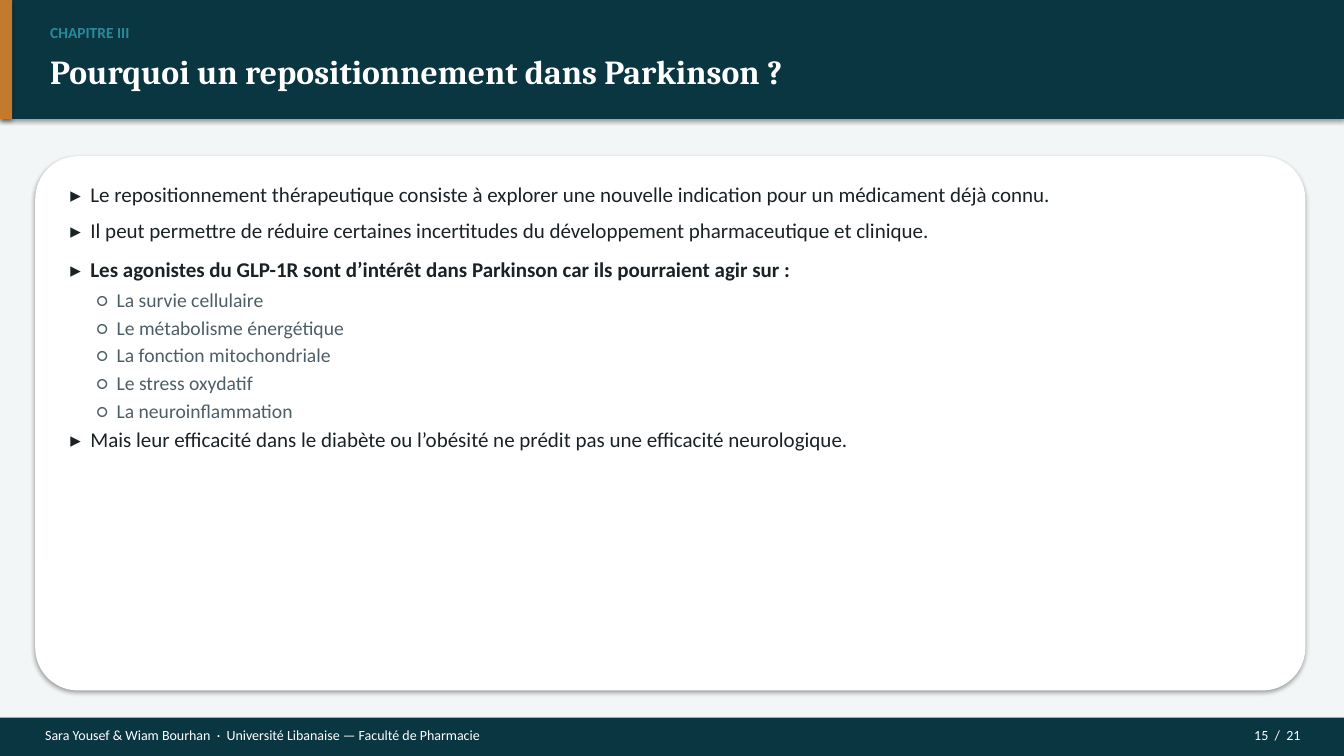
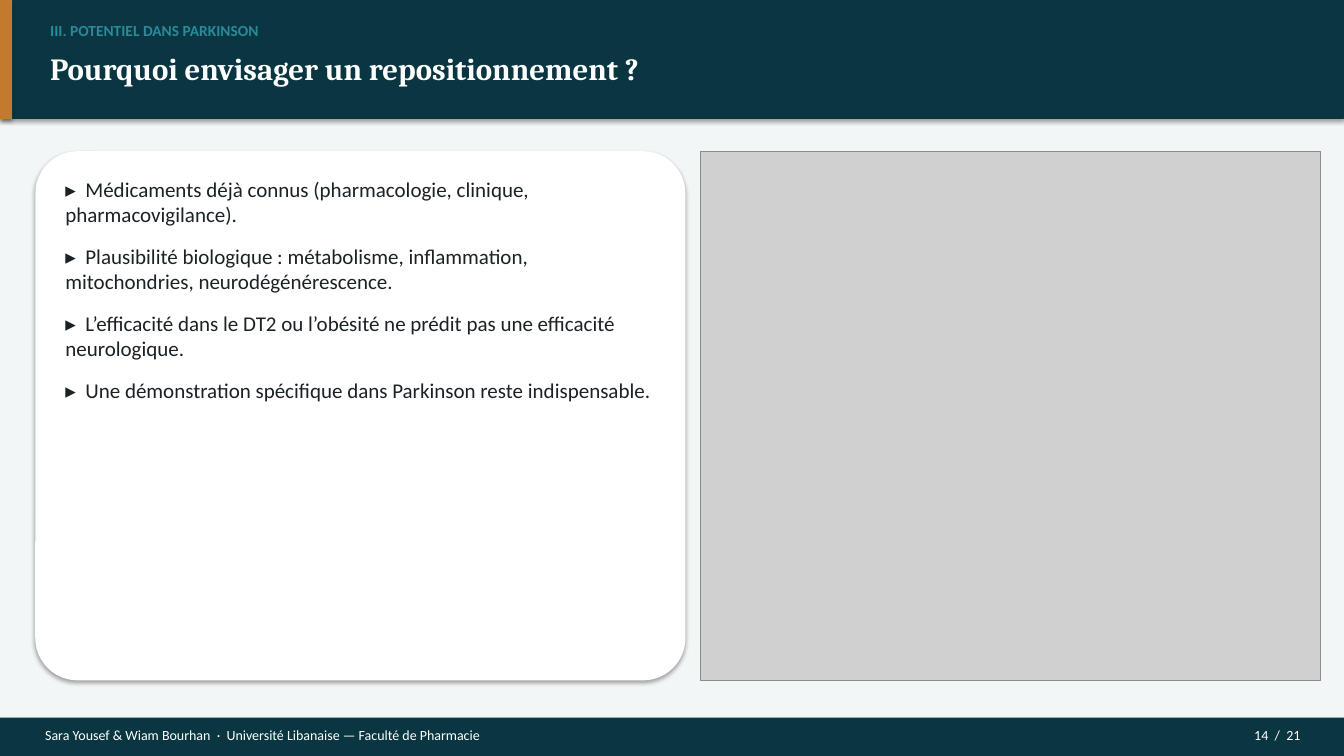
Before and after one commit to Mashtal-Platform/mashtal-platform, a slide deck: slide 14 of docs/presentation/Soutenance_GLP1_Parkinson.pptx (slide 15 before the commit). Drawn at 1344x756 pixels with LibreOffice and Linux fonts; fonts in the diff are those of the drawing; grey boxes stand for pictures. Boxes give left, top, right and bottom in pixels: in the first picture for what was removed or moved away, otherwise in the second. Text is boxed around its words. In the diff, an @@ line names an element or a change of style, - is before the commit and + after.

```diff
--- a/docs/presentation/Soutenance_GLP1_Parkinson.pptx
+++ b/docs/presentation/Soutenance_GLP1_Parkinson.pptx
@@ text at [50,26,259,36]: text changed @@
-CHAPITRE III
+III. POTENTIEL DANS PARKINSON
@@ text at [50,58,618,87]: text changed; size 24 to 22 pt @@
-Pourquoi un repositionnement dans Parkinson ?
+Pourquoi envisager un repositionnement ?
@@ rounded rectangle: place and size @@
-rounded rectangle at [35,156,1306,691]
+rounded rectangle at [35,151,686,681]
@@ picture added at [701,151,1321,681] @@
@@ text added at [65,182,650,402], 15 pt, text #1A2226 @@
+▸ Médicaments déjà connus (pharmacologie, clinique, pharmacovigilance).
+▸ Plausibilité biologique : métabolisme, inflammation, mitochondries, neurodégénérescence.
+▸ L’efficacité dans le DT2 ou l’obésité ne prédit pas une efficacité neurologique.
+▸ Une démonstration spécifique dans Parkinson reste indispensable.
@@ text removed at [90,187,1049,451] @@
-▸ Le repositionnement thérapeutique consiste à explorer une nouvelle indication pour un médicament déjà connu.
-▸ Il peut permettre de réduire certaines incertitudes du développement pharmaceutique et clinique.
-▸ Les agonistes du GLP-1R sont d’intérêt dans Parkinson car ils pourraient agir sur :
-○ La survie cellulaire
-○ Le métabolisme énergétique
-○ La fonction mitochondriale
-○ Le stress oxydatif
-○ La neuroinflammation
-▸ Mais leur efficacité dans le diabète ou l’obésité ne prédit pas une efficacité neurologique.
@@ text at [1254,731,1300,740]: text changed @@
-15 / 21
+14 / 21
```
Also in this commit, not shown: 13 other slides changed, 7 slides added, 7 slides removed, 22 other files.
